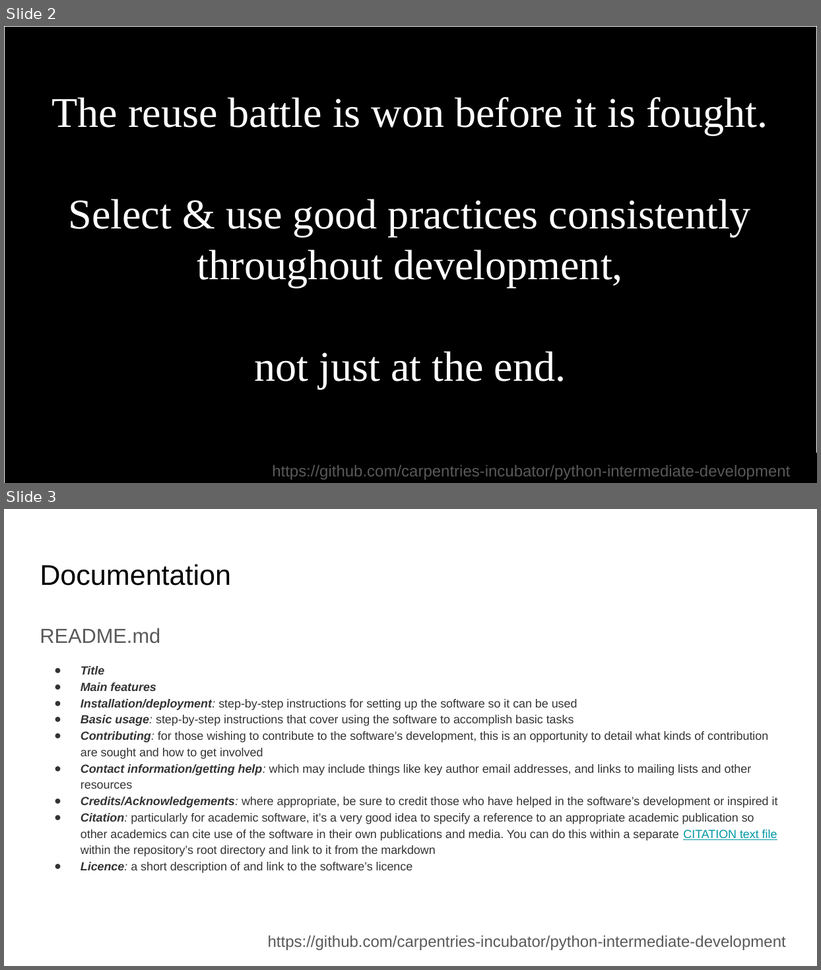
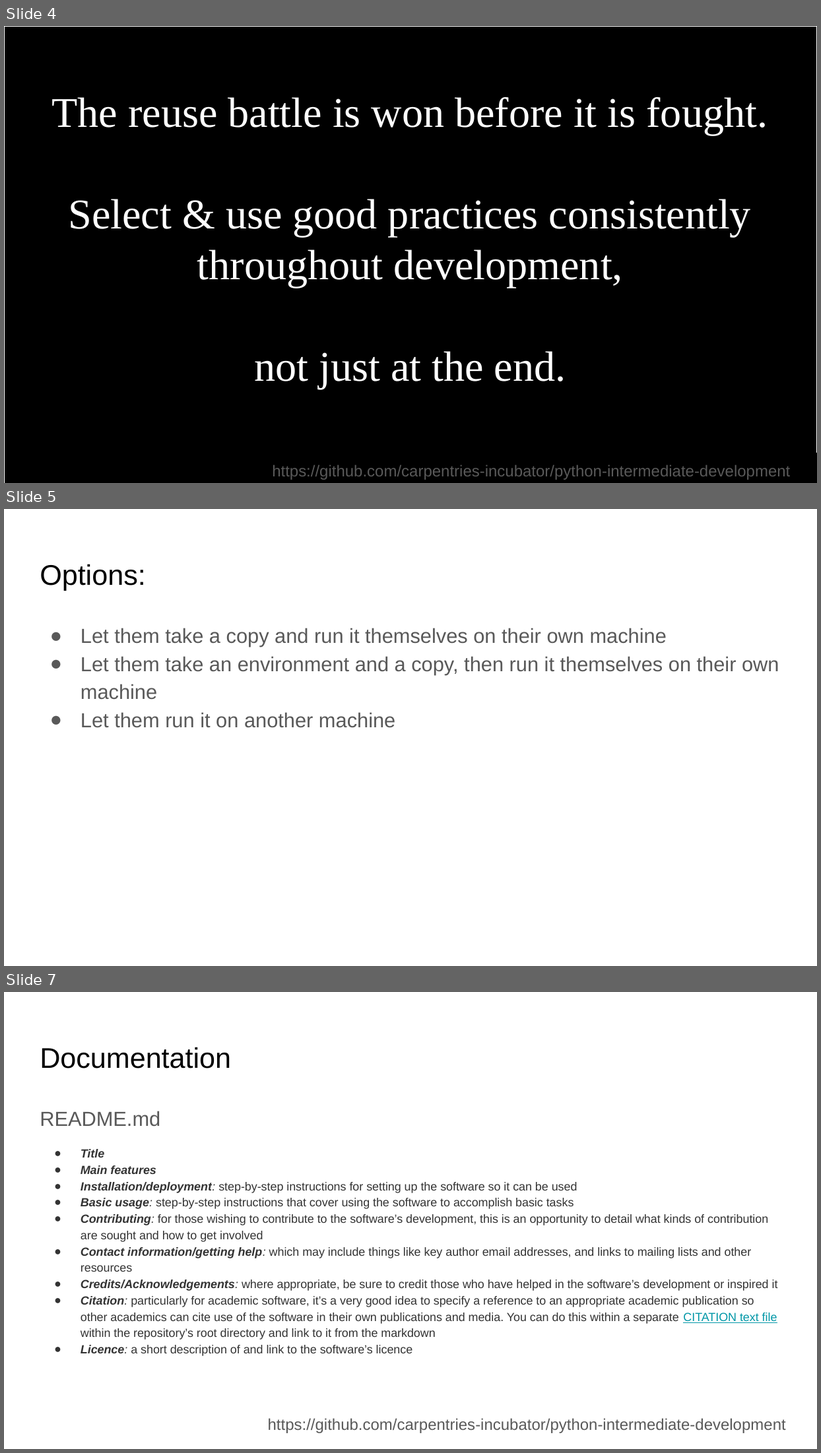
Before and after one commit to RSE-NI/qub-eeecs-python, a slide deck: 13_Allowing others to run your code.pptx. Shown one above the other, each under a label of ours: slides 2 and 3 before the commit, slides 4, 5 and 7 after it; the slides between them are not shown. The pictures are 821x970 and 821x1453 pixels, drawn with LibreOffice and Linux fonts; fonts in the diff are those of the drawing. Boxes give left, top, right and bottom in pixels: in the first picture for what was removed or moved away, otherwise in the second. Text is boxed around its words. In the diff, an @@ line names an element or a change of style, - is before the commit and + after.

```diff
--- a/13_Allowing others to run your code.pptx
+++ b/13_Allowing others to run your code.pptx
@@ slide 5 added at box(4, 509, 817, 966), background #FFFFFF @@
@@ title added at box(40, 564, 145, 590), 25.2 pt, text #000000 @@
+Options:
@@ text added at box(81, 628, 779, 728), 18 pt, text #595959 @@
+● Let them take a copy and run it themselves on their own machine
+● Let them take an environment and a copy, then run it themselves on their own machine
+● Let them run it on another machine
@@ what was slide 2 is now slide 4 @@
@@ what was slide 3 is now slide 7 @@
```
Also in this commit, not shown: 7 other slides added, 6 other files.
